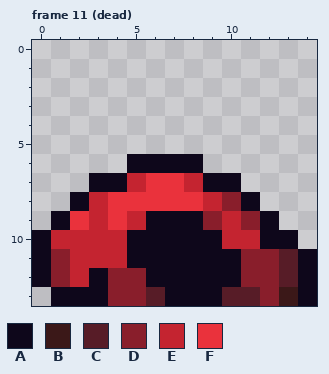
Pixel-art file, stored at BurningKnight/Content/Animations/bandit.ase. That is the earlier state.
15x14 pixels, 11 frames. Shown: frame 11 (dead).
Palette (. is transparent): A #0e071b  B #3b1818  C #571c27  D #891e2b  E #c42430  F #ea323c
Pixels before, frame 11 (dead), first column x 0:
 6 .....AAAA......
 7 ...AAEFFEAA....
 8 ..AEFFFFFEDA...
 9 .AFEFEAAADEDA..
10 AEEEEAAAAAEEAA.
11 ADEEEAAAAAADDCA
12 ADEADDAAAAADDCA
13 .AAADDCAAACCDBA
After the commit:
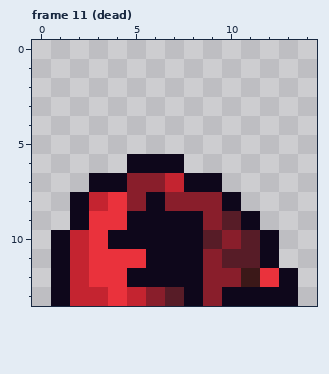
Log entry: Dead frames for all mobs
From old to new:
Changed rows in their new state; - is an unchanged pixel.
Frame 11 (dead):
first column x 0:
 6 --------.------
 7 -----DDEA-.----
 8 -----DADDDA.---
 9 -.AF-A----CA.--
10 .A-FA----CDC-.-
11 .A-FFF---DCCA..
12 .A-FFA---DDBFA.
13 --EEFEDC-DAAAA.
Where, in picture pixels (left, top, right, bottom), the same in both pictures:
changed: (32, 154, 317, 306)
